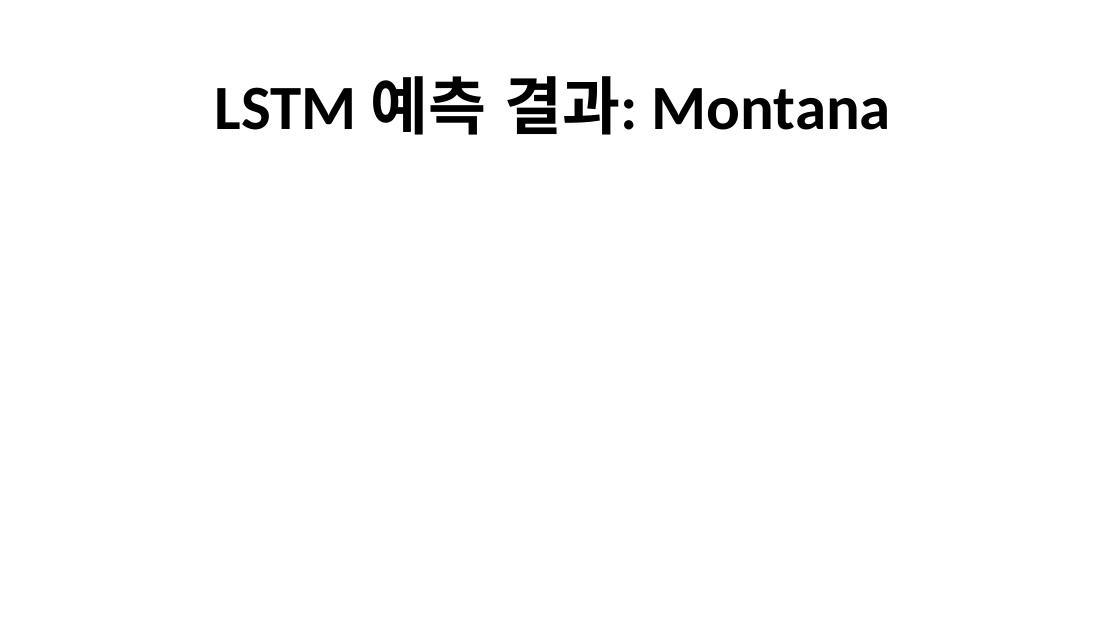
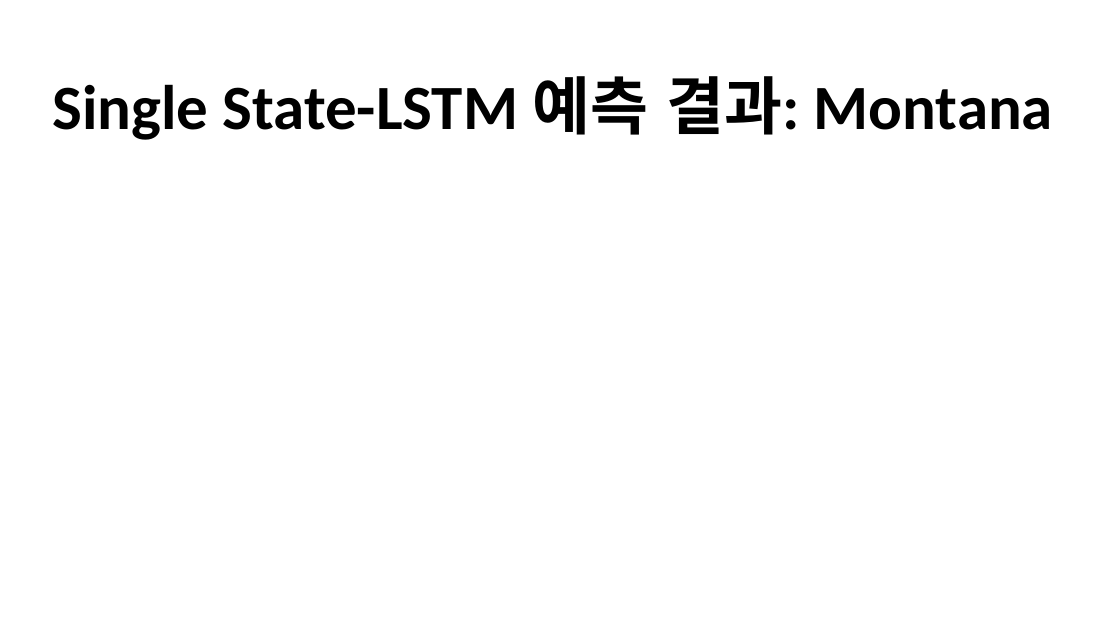
Before and after one commit to pcyoung75/GlobalForecasting, a slide deck: slide 76 of doc/Paper Images.pptx (slide 74 before the commit). Drawn at 1120x630 pixels with LibreOffice and Linux fonts; fonts in the diff are those of the drawing. Boxes give left, top, right and bottom in pixels: in the first picture for what was removed or moved away, otherwise in the second. Text is boxed around its words. In the diff, an @@ line names an element or a change of style, - is before the commit and + after.

```diff
--- a/doc/Paper Images.pptx
+++ b/doc/Paper Images.pptx
@@ title at bbox=[52, 76, 1053, 140]: text changed @@
-LSTM 예측 결과: Montana
+Single State-LSTM 예측 결과: Montana
```
Also in this commit, not shown: 1 other slide changed, 61 slides added, 55 slides removed, 8 other files.
